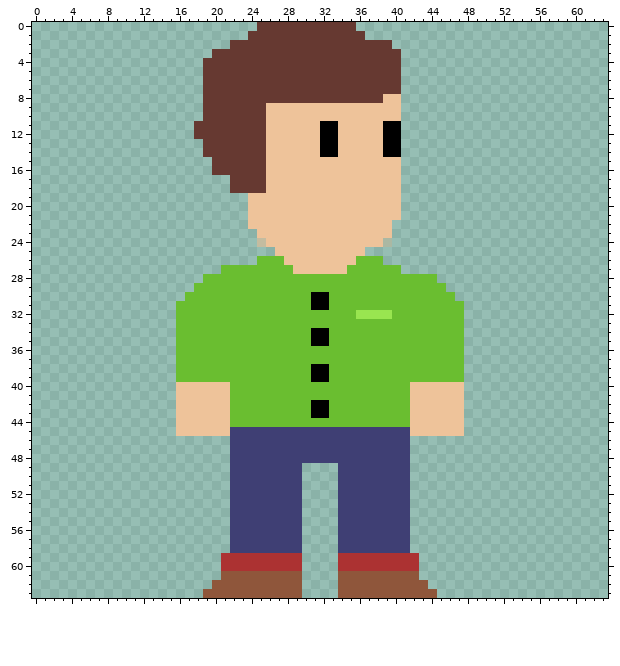
A pixel-art sprite gets an edit: pixel art/animation/man1.png. The first picture shows the starting point.
The file is 64x64 pixels.
The same view after the edit:
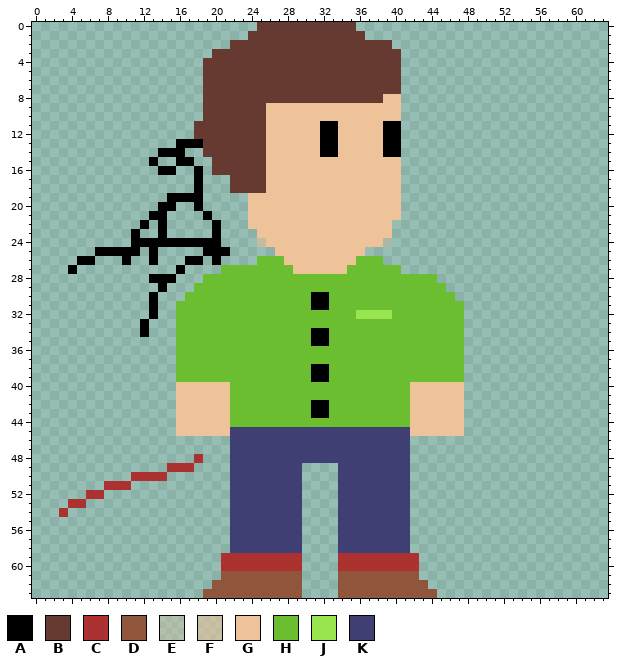
Palette (. is transparent): A #000000  B #663931  C #ac3232  D #8f563b  E #eec39a55  F #eec39a94  G #eec39a  H #6abe30  J #99e550  K #3f3f74
Change:
y 13: x 16..18 ... -> AAA
y 14: x 14..16 ... -> AAA
y 15: x 13 . -> A; x 16..17 .. -> AA
y 16: x 14..15 .. -> AA; x 18 . -> A
y 17..18: x 18 . -> A
y 19: x 15..18 .... -> AAAA
y 20: x 14..15 .. -> AA; x 18 . -> A
y 21: x 13..14 .. -> AA; x 19 . -> A
y 22: x 12 . -> A; x 14 . -> A; x 20 . -> A
y 23: x 11 . -> A; x 14 . -> A; x 20 . -> A
y 24: x 11..20 .......... -> AAAAAAAAAA
y 25: x 7..11 ..... -> AAAAA; x 13 . -> A; x 19..21 ... -> AAA
y 26: x 5..6 .. -> AA; x 10 . -> A; x 13 . -> A; x 17..18 .. -> AA; x 20 . -> A
y 27: x 4 . -> A; x 16 . -> A
y 28: x 13..15 ... -> AAA
y 29: x 14 . -> A
y 30..32: x 13 . -> A
y 33..34: x 12 . -> A
y 48: x 18 . -> C
y 49: x 15..17 ... -> CCC
y 50: x 11..14 .... -> CCCC
y 51: x 8..10 ... -> CCC
y 52: x 6..7 .. -> CC
y 53: x 4..5 .. -> CC
y 54: x 3 . -> C
